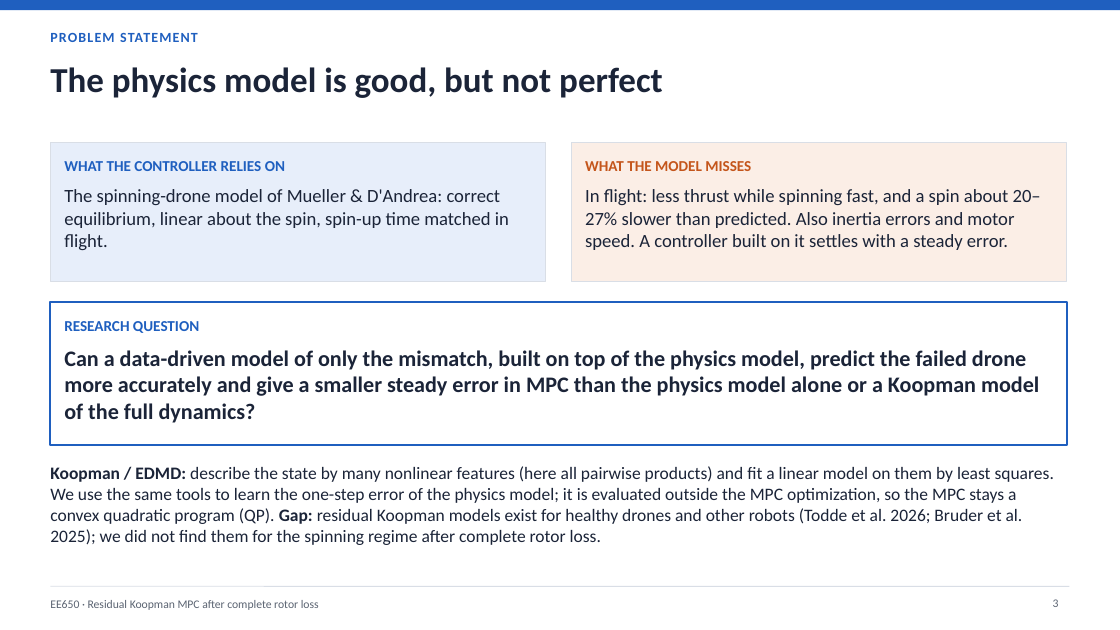
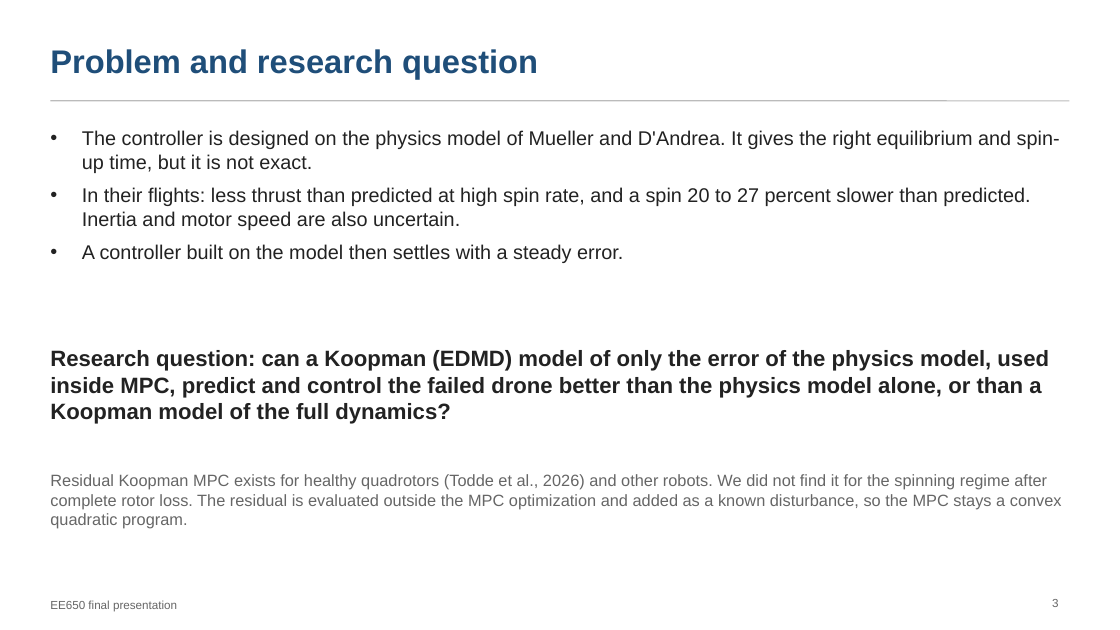
Before and after one commit to pranshuk22/quadrotor-rotor-loss-recovery, a slide deck: slide 3 of docs/deck/final-presentation.pptx. Drawn at 1120x630 pixels with LibreOffice and Linux fonts; fonts in the diff are those of the drawing. Boxes give left, top, right and bottom in pixels: in the first picture for what was removed or moved away, otherwise in the second. Text is boxed around its words. In the diff, an @@ line names an element or a change of style, - is before the commit and + after.

```diff
--- a/docs/deck/final-presentation.pptx
+++ b/docs/deck/final-presentation.pptx
@@ rectangle removed at [0, 0, 1120, 10] @@
@@ title "Problem and research question" at [50, 49, 538, 79]: vertical alignment top to middle @@
@@ title at [50, 49, 538, 79]: text changed; size 12 to 28 pt; font Calibri to Arial; text colour #1F5FBF to #1F4E79 @@
-PROBLEM STATEMENT
+Problem and research question
@@ title removed at [50, 67, 663, 98] @@
-The physics model is good, but not perfect
@@ line added from (50, 101) to (1070, 101), #BBBBBB 1 pt @@
@@ rectangle removed at [50, 143, 546, 281] @@
-WHAT THE CONTROLLER RELIES ON
-The spinning-drone model of Mueller & D'Andrea: correct equilibrium, linear about the spin, spin-up time matched in flight.
@@ text added at [82, 130, 1060, 263], 17 pt, text #222222 @@
+• The controller is designed on the physics model of Mueller and D'Andrea. It gives the right equilibrium and spin-up time, but it is not exact.
+• In their flights: less thrust than predicted at high spin rate, and a spin 20 to 27 percent slower than predicted. Inertia and motor speed are also uncertain.
+• A controller built on the model then settles with a steady error.
@@ rectangle removed at [571, 143, 1067, 281] @@
-WHAT THE MODEL MISSES
-In flight: less thrust while spinning fast, and a spin about 20–27% slower than predicted. Also inertia errors and motor speed. A controller built on it settles with a steady error.
@@ text at [50, 350, 1049, 424]: text changed; font Calibri to Arial; text colour #1B2438 to #222222 @@
-RESEARCH QUESTION
-Can a data-driven model of only the mismatch, built on top of the physics model, predict the failed drone more accurately and give a smaller steady error in MPC than the physics model alone or a Koopman model of the full dynamics?
+Research question: can a Koopman (EDMD) model of only the error of the physics model, used inside MPC, predict and control the failed drone better than the physics model alone, or than a Koopman model of the full dynamics?
@@ text "Research question: can a Koopman ...": place and size @@
-text "Research question: can a Koopman ..." at [50, 302, 1067, 445]
+text "Research question: can a Koopman ..." at [50, 350, 1049, 424]
@@ text "Research question: can a Koopman ..." at [50, 350, 1049, 424]: fill #FFFFFF to none; outline #1F5FBF 1.5 pt to none @@
@@ text at [50, 474, 1062, 529]: text changed; size 15 to 14 pt; font Calibri to Arial; text colour #1B2438 to #666666 @@
-Koopman / EDMD: describe the state by many nonlinear features (here all pairwise products) and fit a linear model on them by least squares. We use the same tools to learn the one-step error of the physics model; it is evaluated outside the MPC optimization, so the MPC stays a convex quadratic program (QP). Gap: residual Koopman models exist for healthy drones and other robots (Todde et al. 2026; Bruder et al. 2025); we did not find them for the spinning regime after complete rotor loss.
+Residual Koopman MPC exists for healthy quadrotors (Todde et al., 2026) and other robots. We did not find it for the spinning regime after complete rotor loss. The residual is evaluated outside the MPC optimization and added as a known disturbance, so the MPC stays a convex quadratic program.
@@ line removed from (50, 586) to (1070, 586) @@
@@ page number at [1052, 599, 1058, 607]: font Calibri to Arial, text colour #5B6472 to #666666 @@
@@ text removed at [50, 600, 319, 610] @@
-EE650 · Residual Koopman MPC after complete rotor loss
@@ text added at [50, 600, 177, 612], 10 pt, text #666666 @@
+EE650 final presentation
```
Also in this commit, not shown: 17 other slides changed, 2 slides added, 4 slides removed, 4 other files.
